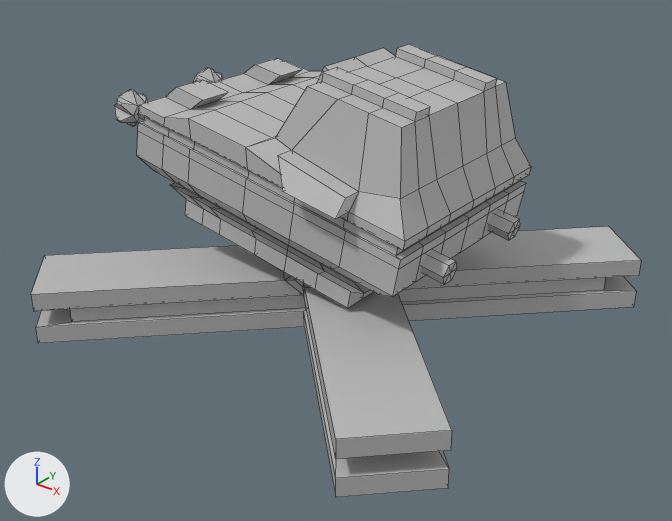
The FBX model Assets/Art/Models/turret.fbx as it was, and as the next commit left it.
Camera for both pictures: a 50 mm lens placed at (7.63, -10.1, 2.56), pointed at (5.26, -7.14, 0.73). Lighting does not change. The marker at lower left points along +X, +Y and +Z. Both versions are drawn at frame 6 of the action 'Take 001'; the numbers are the values there. Mesh edges are drawn as thin lines.

Objects in the first picture: 'Turret', 'Turret_pCylinder2', 'turret_low'.
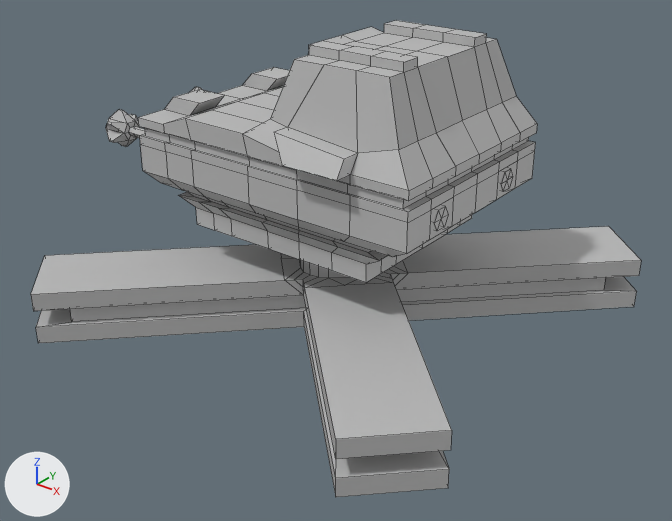
What differs and where, as boxes (x1, y1, x2, y2) in the pictures (672 x 521 px):
'Turret', moved, turned: before (137, 44, 531, 308); after (138, 20, 537, 283)
'Turret_pCylinder2', moved, turned: before (114, 68, 520, 285); after (106, 87, 513, 231)

Diff of the bpy script that builds the scene:
```diff
--- a/Assets/Art/Models/turret.fbx.py
+++ b/Assets/Art/Models/turret.fbx.py
@@ me_mesh_001 @@
 me_mesh_001.from_pydata(...)  # 444 vertices, 442 faces; spans x -38.4..107.9, y -44.2..44.2, z -59.4..57.7
 # used by ob_turret; parent = ob_turret_low; location = (73.13, 84.94, 81.37); rotation_euler = (0.0, 0.0, -0.18), in degrees (0, 0, -10)
+# me_mesh_001 part 1: the whole mesh is moved by (-38.5, 45.2, 0.0)
 me_mesh_001.materials.append(mat_defaultpolygonshader)
@@ ob_turret @@
 ob_turret.parent = ob_turret_low
-ob_turret.location = (73.13, 84.94, 81.37)
-ob_turret.rotation_euler = (0.0, 0.0, -0.18)  # degrees (0, 0, -10)
+ob_turret.location = (111.7, 40.43, 81.37)
+ob_turret.rotation_euler = (0.0, 0.0, 0.00171)  # degrees (0, 0, 0.1)
@@ ob_turret_pcylinder2 @@
 ob_turret_pcylinder2.parent = ob_turret
-ob_turret_pcylinder2.location = (21.54, -14.64, 0.78)
+ob_turret_pcylinder2.location = (-26.92, 30.58, 0.78)
```
